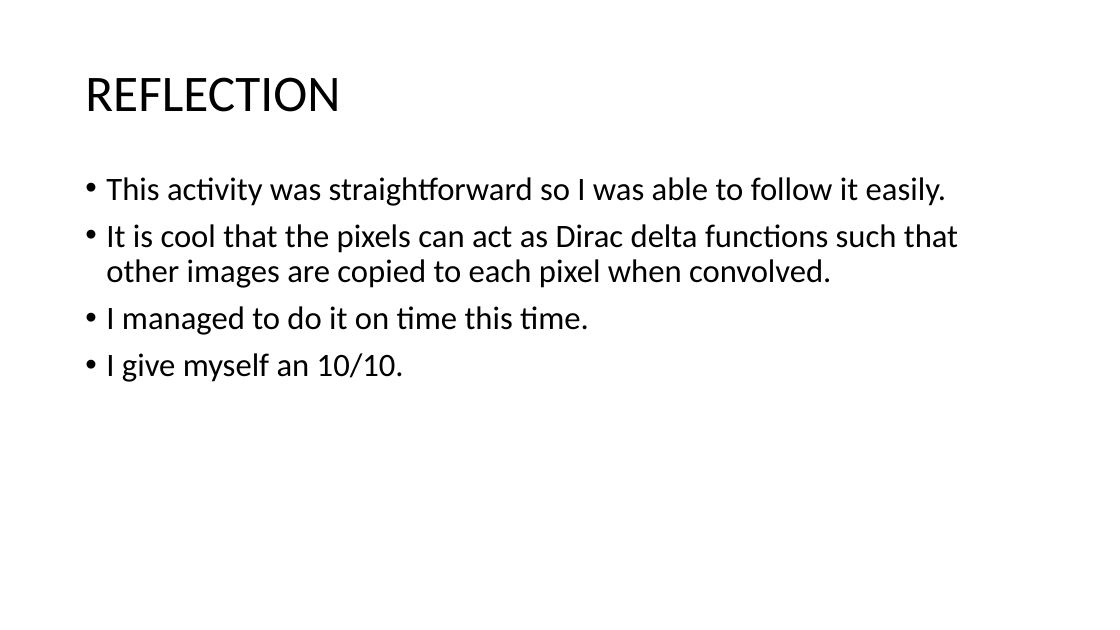
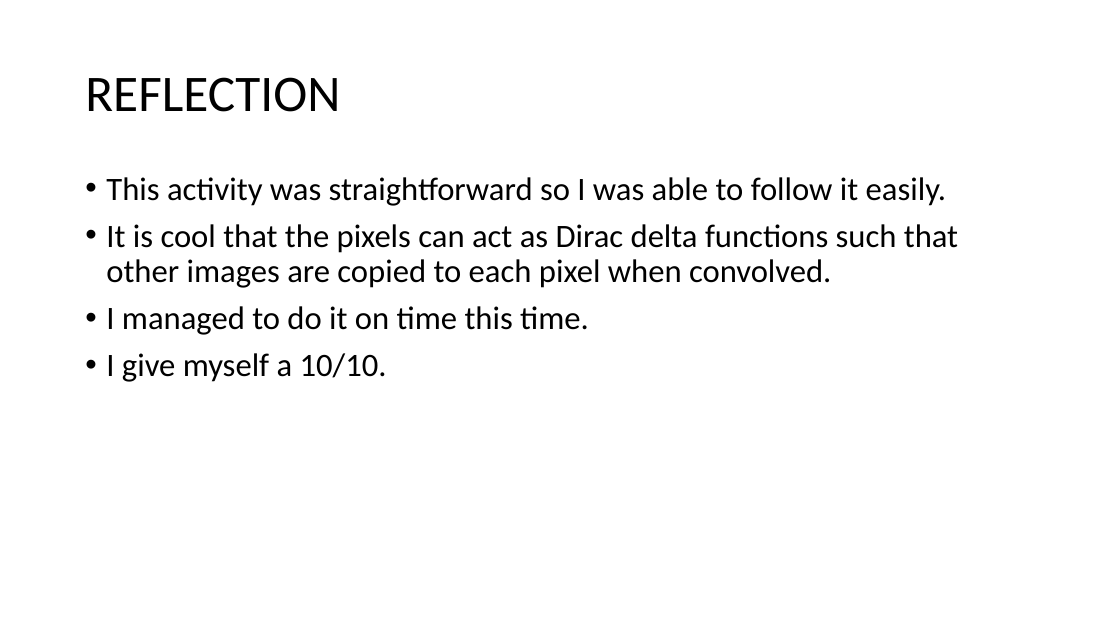
Before and after one commit to genvert/AP_157_FX-2_Vertudez, a slide deck: slide 8 of Activity 2/Vertudez_Activity_2_Part_1_Report.pptx. Drawn at 1120x630 pixels with LibreOffice and Linux fonts; fonts in the diff are those of the drawing. Boxes give left, top, right and bottom in pixels: in the first picture for what was removed or moved away, otherwise in the second. Text is boxed around its words. In the diff, an @@ line names an element or a change of style, - is before the commit and + after.

```diff
--- a/Activity 2/Vertudez_Activity_2_Part_1_Report.pptx
+++ b/Activity 2/Vertudez_Activity_2_Part_1_Report.pptx
@@ text at [106,353,387,382]: text changed @@
-• I give myself an 10/10.
+• I give myself a 10/10.
```
Also in this commit, not shown: 1 other file.
